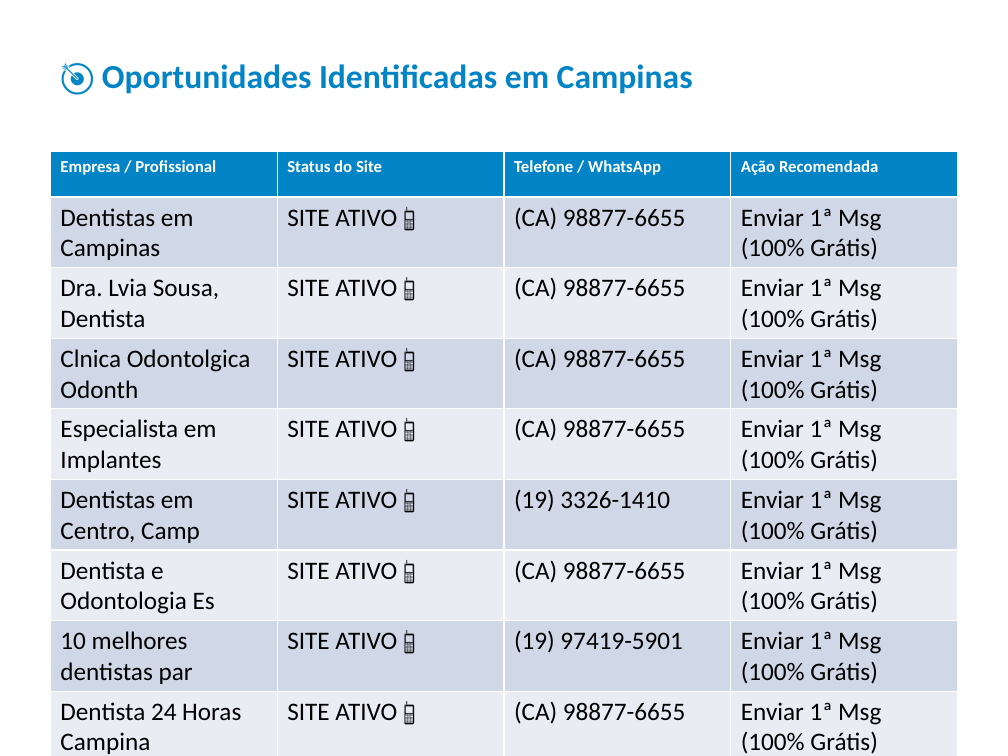
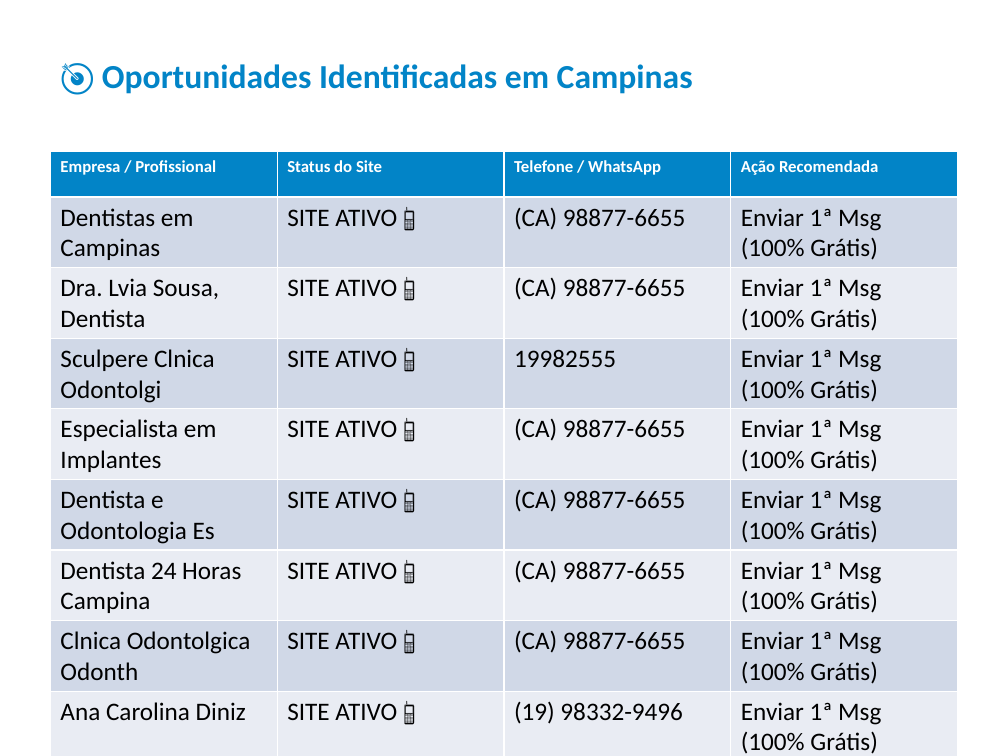
Before and after one commit to jaop2158-sketch/webfy-leads, a slide deck: slide 2 of relatorio_dentista_campinas.pptx. Drawn at 1008x756 pixels with LibreOffice and Linux fonts; fonts in the diff are those of the drawing. Boxes give left, top, right and bottom in pixels: in the first picture for what was removed or moved away, otherwise in the second. Text is boxed around its words. In the diff, an @@ line names an element or a change of style, - is before the commit and + after.

```diff
--- a/relatorio_dentista_campinas.pptx
+++ b/relatorio_dentista_campinas.pptx
@@ table at box(50, 151, 958, 756) @@
+row 4: Sculpere Clnica Odontolgi | SITE ATIVO 📱 | 19982555 | Enviar 1ª Msg (100% Grátis)
+row 5: Especialista em Implantes | SITE ATIVO 📱 | (CA) 98877-6655 | Enviar 1ª Msg (100% Grátis)
+row 6: Dentista e Odontologia Es | SITE ATIVO 📱 | (CA) 98877-6655 | Enviar 1ª Msg (100% Grátis)
+row 7: Dentista 24 Horas Campina | SITE ATIVO 📱 | (CA) 98877-6655 | Enviar 1ª Msg (100% Grátis)
-row 5: Especialista em Implantes | SITE ATIVO 📱 | (CA) 98877-6655 | Enviar 1ª Msg (100% Grátis)
-row 6: Dentistas em Centro, Camp | SITE ATIVO 📱 | (19) 3326-1410 | Enviar 1ª Msg (100% Grátis)
-row 7: Dentista e Odontologia Es | SITE ATIVO 📱 | (CA) 98877-6655 | Enviar 1ª Msg (100% Grátis)
-row 8: 10 melhores dentistas par | SITE ATIVO 📱 | (19) 97419-5901 | Enviar 1ª Msg (100% Grátis)
-row 9: Dentista 24 Horas Campina | SITE ATIVO 📱 | (CA) 98877-6655 | Enviar 1ª Msg (100% Grátis)
-row 10: Os Melhores Dentistas em | SEM SITE (OPORTUNIDA | (CA) 98877-6655 | Enviar 1ª Msg (100% Grátis)
-row 11: Dra Camila Roberta | SEM SITE PRÓPRIO (OP | (CA) 98877-6655 | Enviar 1ª Msg (100% Grátis)
+row 9: Ana Carolina Diniz | SITE ATIVO 📱 | (19) 98332-9496 | Enviar 1ª Msg (100% Grátis)
+row 10: Odontologia Vetorasso | SITE ATIVO 📱 | (CA) 98877-6655 | Enviar 1ª Msg (100% Grátis)
+row 11: Odontoclinic Campinas | SITE ATIVO 📱 | (19) 97122-6504 | Enviar 1ª Msg (100% Grátis)
```
Also in this commit, not shown: 4 other files.
